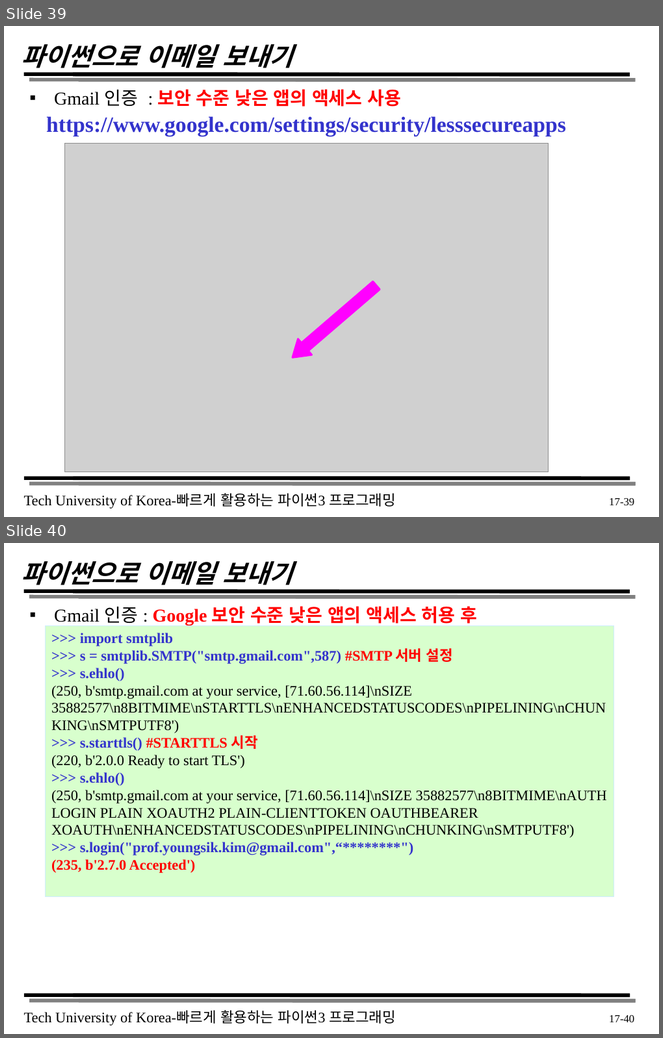
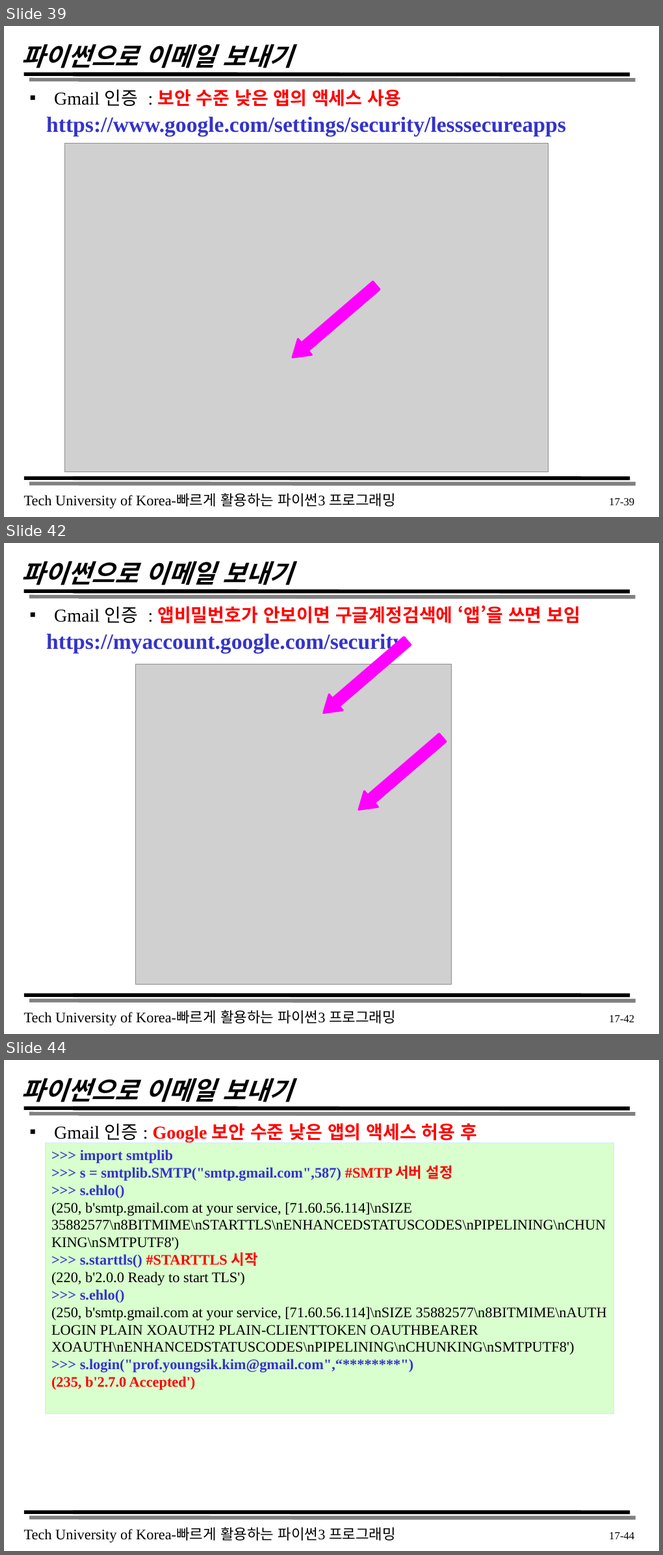
Before and after one commit to triglan/Y24_S1, a slide deck: Script/_LectureData/chapter17.pptx. Shown one above the other, each under a label of ours: slides 39 and 40 before the commit, slides 39, 42 and 44 after it; the slides between them are not shown. The pictures are 663x1038 and 663x1555 pixels, drawn with LibreOffice and Linux fonts; fonts in the diff are those of the drawing; grey boxes stand for pictures. Boxes give left, top, right and bottom in pixels: in the first picture for what was removed or moved away, otherwise in the second. Text is boxed around its words. In the diff, an @@ line names an element or a change of style, - is before the commit and + after.

```diff
--- a/Script/_LectureData/chapter17.pptx
+++ b/Script/_LectureData/chapter17.pptx
@@ slide 42 added at <box>4,543,659,1034</box>, background #FFFFFF; not listed: 5 template elements that a slide beside it also shows @@
@@ title added at <box>22,561,293,585</box>, 28 pt, text #000000, bold, italic @@
+파이썬으로 이메일 보내기
@@ text added at <box>54,605,581,624</box>, 20 pt, text #FF0000, bold @@
+▪ Gmail 인증 : 앱비밀번호가 안보이면 구글계정검색에 ‘앱’을 쓰면 보임
@@ text added at <box>46,633,404,653</box>, 24 pt, text #3333CC, bold @@
+https://myaccount.google.com/security
@@ down arrow added at <box>317,633,415,721</box>, fill #FF00FF, outline #FF00FF 2 pt @@
@@ picture added at <box>136,664,451,985</box> @@
@@ down arrow added at <box>352,730,450,818</box>, fill #FF00FF, outline #FF00FF 2 pt @@
@@ page number added at <box>609,1016,634,1023</box>, 12 pt, text #000000 @@
+17-42
@@ what was slide 40 is now slide 44 @@
@@ page number at <box>609,1533,634,1540</box>: text changed @@
-17-40
+17-44
```
Also in this commit, not shown: 3 other slides added, 4 other files.
